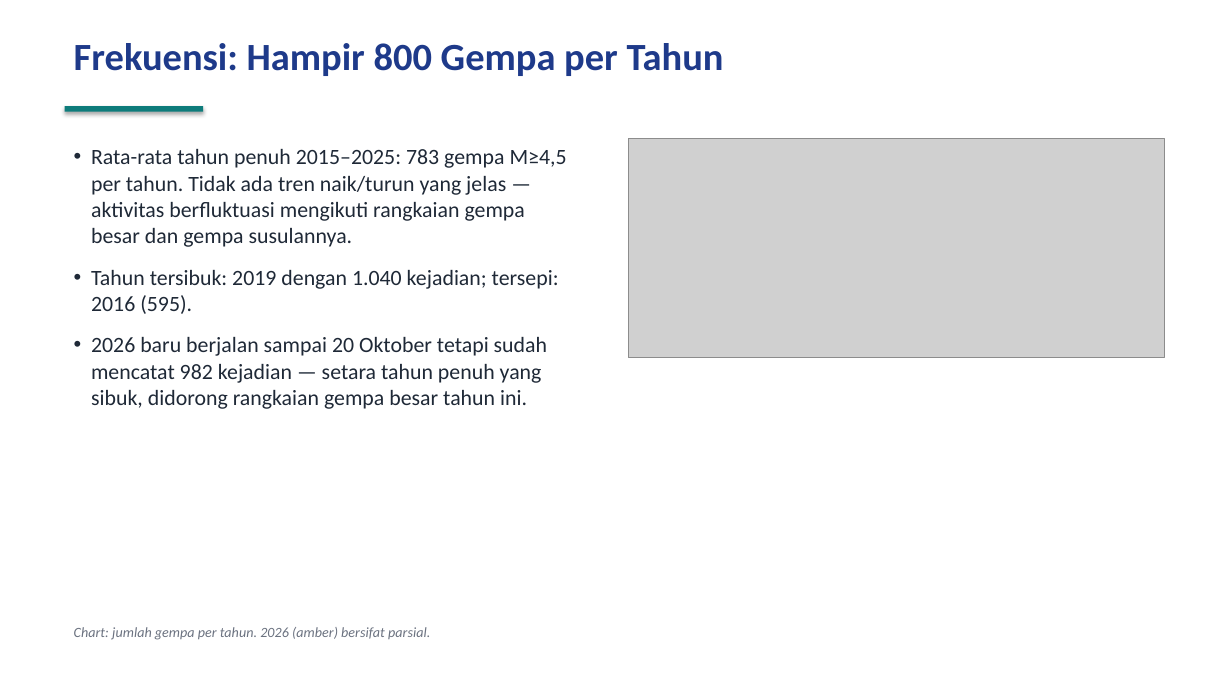
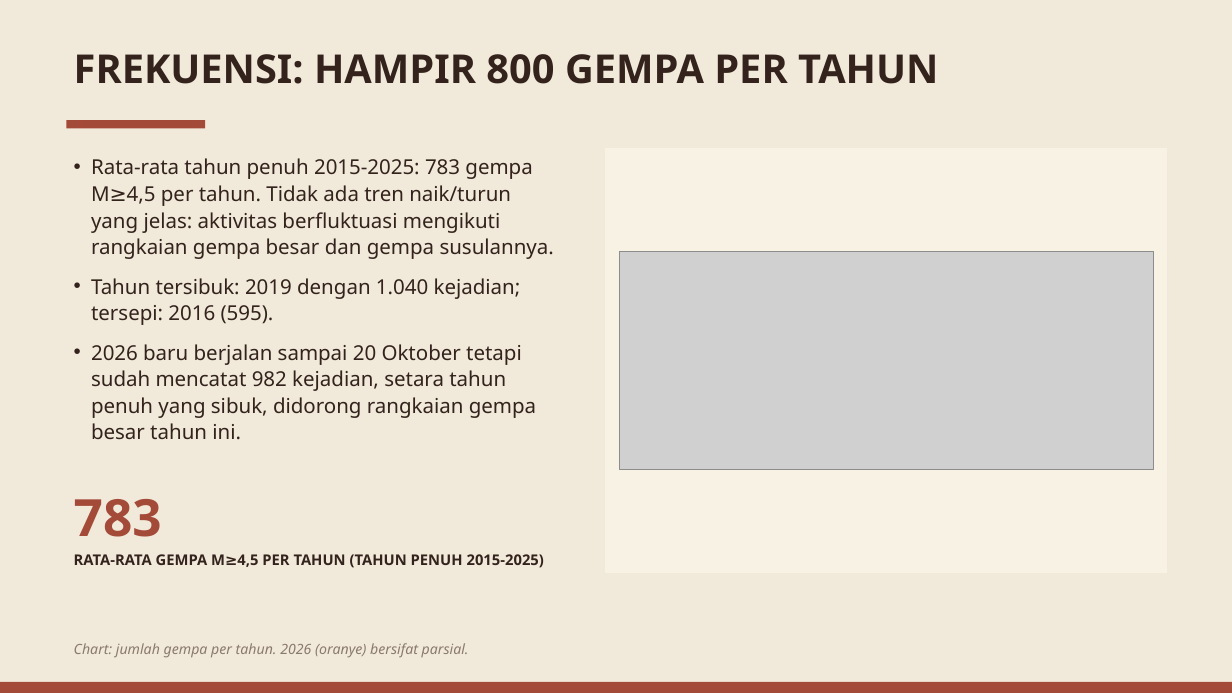
Before and after one commit to baghizash/gempa-bumi-indonesia-2026, a slide deck: slide 4 of Portofolio-Analisis-Gempa-Bumi.pptx. Drawn at 1232x693 pixels with LibreOffice and Linux fonts; fonts in the diff are those of the drawing; grey boxes stand for pictures. Boxes give left, top, right and bottom in pixels: in the first picture for what was removed or moved away, otherwise in the second. Text is boxed around its words. In the diff, an @@ line names an element or a change of style, - is before the commit and + after.

```diff
--- a/Portofolio-Analisis-Gempa-Bumi.pptx
+++ b/Portofolio-Analisis-Gempa-Bumi.pptx
@@ background #FFFFFF to #F1E9DA @@
@@ text at bbox=[74, 54, 938, 84]: text changed; size 30 to 31 pt; font Calibri to Noto Sans; text colour #1E3A8A to #33231C @@
-Frekuensi: Hampir 800 Gempa per Tahun
+FREKUENSI: HAMPIR 800 GEMPA PER TAHUN
@@ text "Rata-rata tahun penuh 2015-2025: 783 ...": place and size @@
-text "Rata-rata tahun penuh 2015-2025: 783 ..." at bbox=[91, 149, 567, 409]
+text "Rata-rata tahun penuh 2015-2025: 783 ..." at bbox=[91, 158, 554, 440]
@@ rectangle: place and size @@
-rectangle at bbox=[65, 106, 203, 112]
+rectangle at bbox=[67, 120, 205, 128]
@@ rectangle at bbox=[67, 120, 205, 128]: fill #0E7C7B to #A34A38; shadow off @@
@@ rectangle added at bbox=[605, 148, 1167, 573], fill #F8F2E5 @@
@@ picture removed at bbox=[628, 139, 1165, 358] @@
@@ text at bbox=[91, 158, 554, 259]: text changed; size 17 to 16 pt; font Calibri to Noto Sans; text colour #1F2937 to #33231C @@
-• Rata-rata tahun penuh 2015–2025: 783 gempa M≥4,5 per tahun. Tidak ada tren naik/turun yang jelas — aktivitas berfluktuasi mengikuti rangkaian gempa besar dan gempa susulannya.
+• Rata-rata tahun penuh 2015-2025: 783 gempa M≥4,5 per tahun. Tidak ada tren naik/turun yang jelas: aktivitas berfluktuasi mengikuti rangkaian gempa besar dan gempa susulannya.
@@ picture added at bbox=[619, 251, 1153, 470] @@
@@ text at bbox=[91, 278, 521, 325]: size 17 to 16 pt, font Calibri to Noto Sans, text colour #1F2937 to #33231C in "Tahun tersibuk: 2019 dengan 1.040 kejadian; tersepi: ..."; line spacing 1 to 1.08; less space between paragraphs @@
@@ text at bbox=[91, 344, 536, 440]: text changed; size 17 to 16 pt; font Calibri to Noto Sans; text colour #1F2937 to #33231C @@
-• 2026 baru berjalan sampai 20 Oktober tetapi sudah mencatat 982 kejadian — setara tahun penuh yang sibuk, didorong rangkaian gempa besar tahun ini.
+• 2026 baru berjalan sampai 20 Oktober tetapi sudah mencatat 982 kejadian, setara tahun penuh yang sibuk, didorong rangkaian gempa besar tahun ini.
@@ text added at bbox=[74, 499, 544, 568], 11.5 pt, text #33231C, bold @@
+783
+RATA-RATA GEMPA M≥4,5 PER TAHUN (TAHUN PENUH 2015-2025)
@@ text at bbox=[74, 643, 469, 658]: text changed; font Calibri to Noto Sans; text colour #6B7280 to #8A7A6C @@
-Chart: jumlah gempa per tahun. 2026 (amber) bersifat parsial.
+Chart: jumlah gempa per tahun. 2026 (oranye) bersifat parsial.
@@ rectangle added at bbox=[0, 682, 1232, 693], fill #A34A38 @@
```
Also in this commit, not shown: 9 other slides changed.
